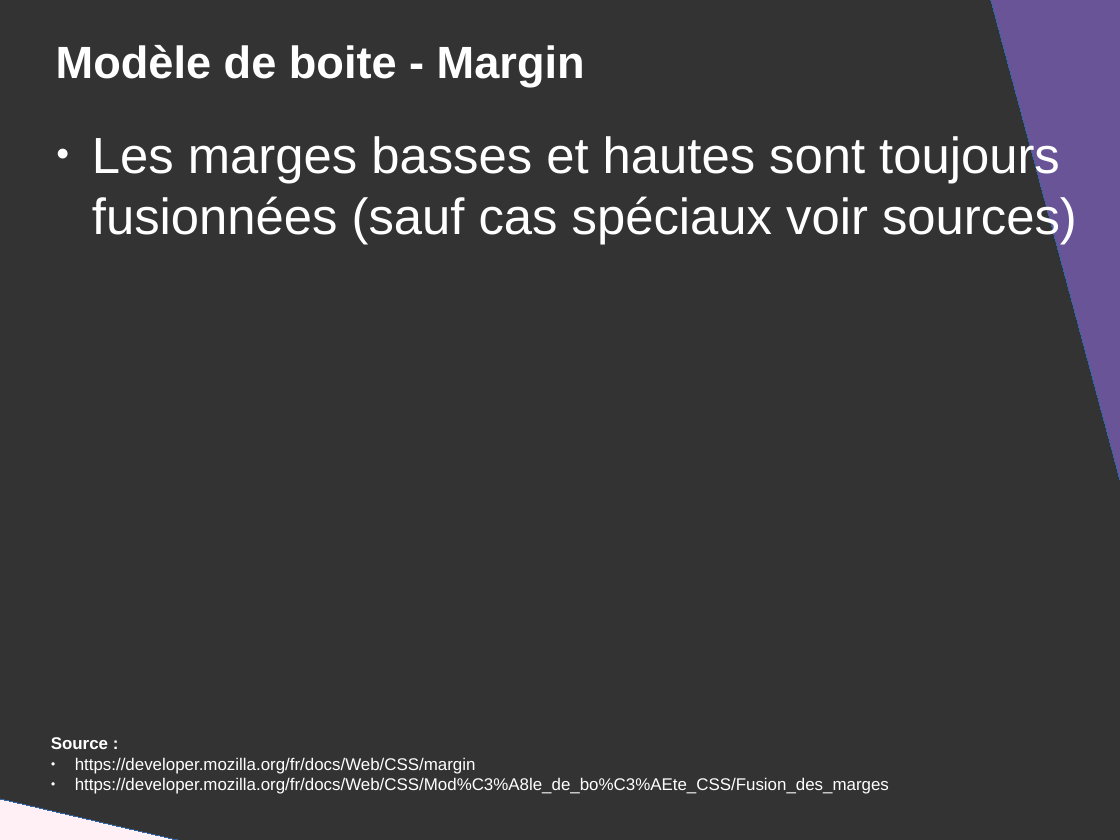
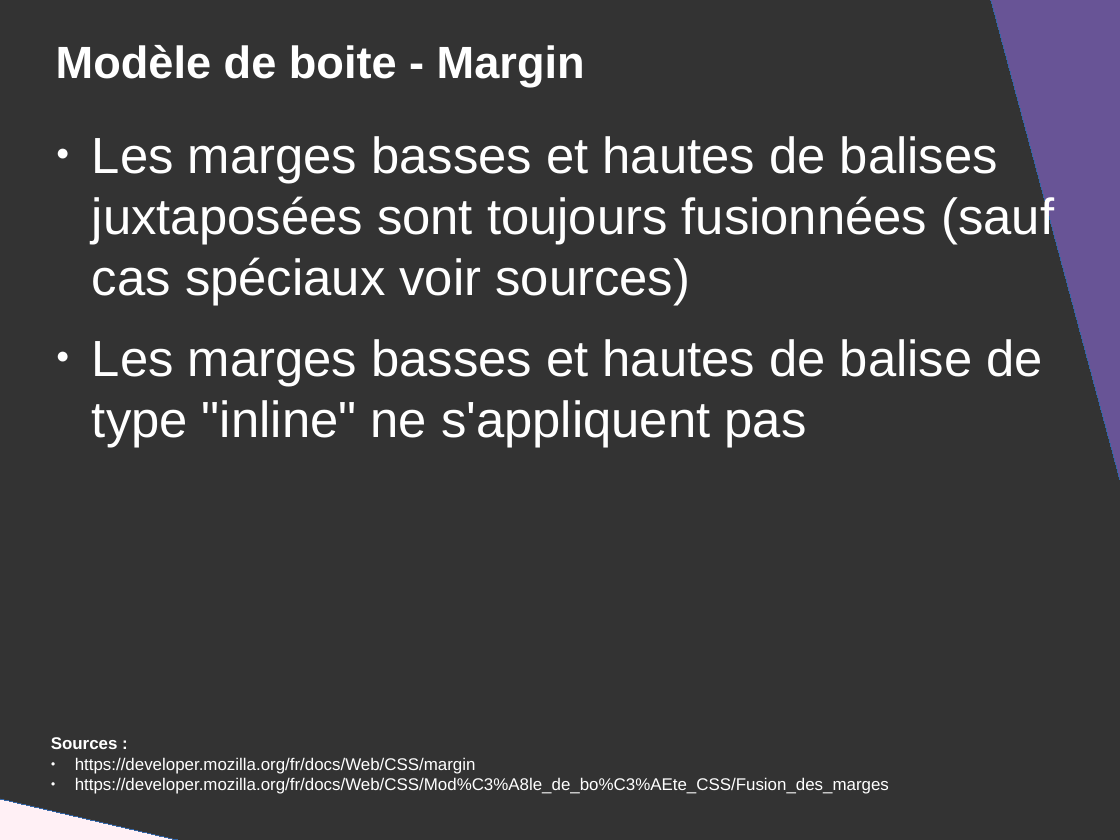
Before and after one commit to DanYellow/presentations, a slide deck: slide 35 of mmi/html/travaux-pratiques/numero-2/presentation.odp. Drawn at 1120x840 pixels with LibreOffice and Linux fonts; fonts in the diff are those of the drawing. Boxes give left, top, right and bottom in pixels: in the first picture for what was removed or moved away, otherwise in the second. Text is boxed around its words. In the diff, an @@ line names an element or a change of style, - is before the commit and + after.

Commit message:
Add homework related to 'modèle de boite'

```diff
--- a/mmi/html/travaux-pratiques/numero-2/presentation.odp
+++ b/mmi/html/travaux-pratiques/numero-2/presentation.odp
@@ text at bbox=[92, 136, 1054, 447]: text changed @@
-● Les marges basses et hautes sont toujours fusionnées (sauf cas spéciaux voir sources)
+● Les marges basses et hautes de balises juxtaposées sont toujours fusionnées (sauf cas spéciaux voir sources)
+● Les marges basses et hautes de balise de type "inline" ne s'appliquent pas
@@ text at bbox=[51, 737, 118, 749]: text changed @@
-Source :
+Sources :
```
Also in this commit, not shown: 1 other slide changed, 4 slides added, 3 other files.
